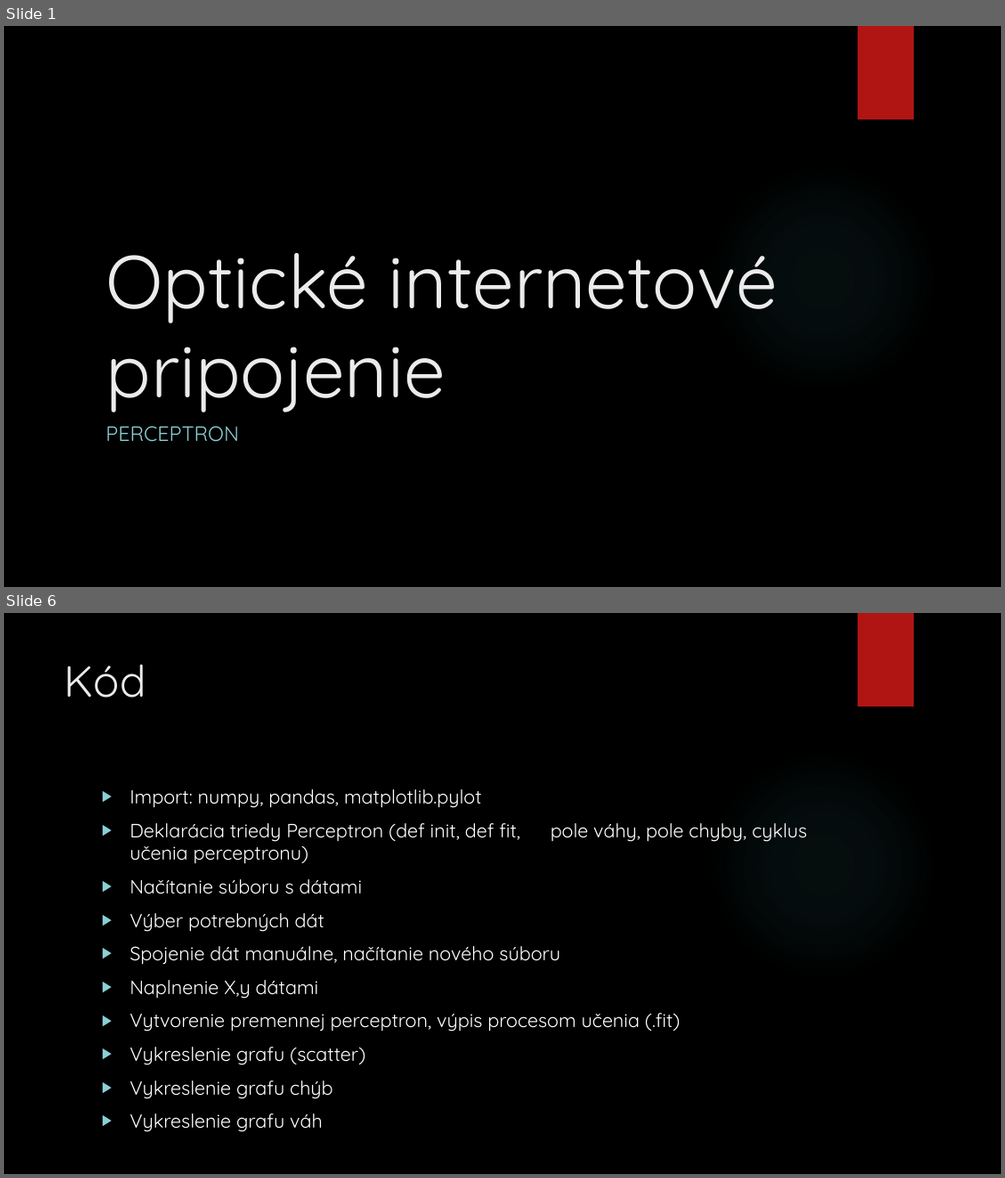
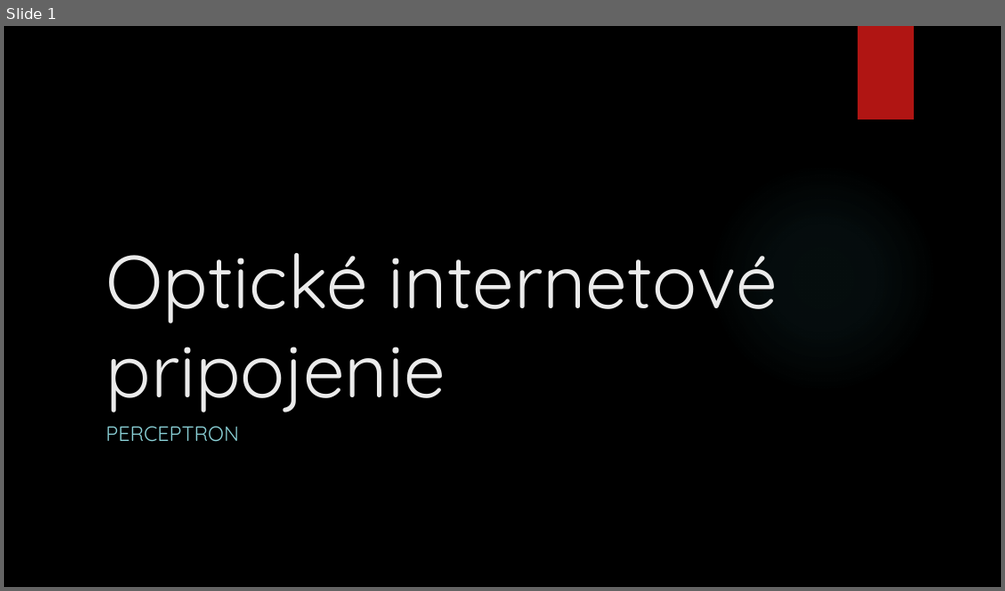
Before and after one commit to georgeob/Centes_NS2020, a slide deck: projekt_Centes.pptx. Shown one above the other, each under a label of ours: slides 1 and 6 before the commit, slide 1 after it; the slides between them are not shown. The pictures are 1005x1178 and 1005x591 pixels, drawn with LibreOffice and Linux fonts; fonts in the diff are those of the drawing; background and template pictures are left out. Boxes give left, top, right and bottom in pixels: in the first picture for what was removed or moved away, otherwise in the second. Text is boxed around its words. In the diff, an @@ line names an element or a change of style, - is before the commit and + after.

```diff
--- a/projekt_Centes.pptx
+++ b/projekt_Centes.pptx
@@ slide 6 removed at <box>4,613,1001,1174</box>, background picture (left out); not listed: 2 template elements that a slide beside it also shows @@
@@ title removed at <box>65,664,146,698</box> @@
-Kód
@@ text removed at <box>129,789,680,1132</box> @@
-▶ Import: numpy, pandas, matplotlib.pylot
-▶ Deklarácia triedy Perceptron (def init, def fit, pole váhy, pole chyby, cyklus učenia perceptronu)
-▶ Načítanie súboru s dátami
-▶ Výber potrebných dát
-▶ Spojenie dát manuálne, načítanie nového súboru
-▶ Naplnenie X,y dátami
-▶ Vytvorenie premennej perceptron, výpis procesom učenia (.fit)
-▶ Vykreslenie grafu (scatter)
-▶ Vykreslenie grafu chýb
-▶ Vykreslenie grafu váh
```
Also in this commit, not shown: 4 slides changed, 6 slides added, 1 other slide removed.
